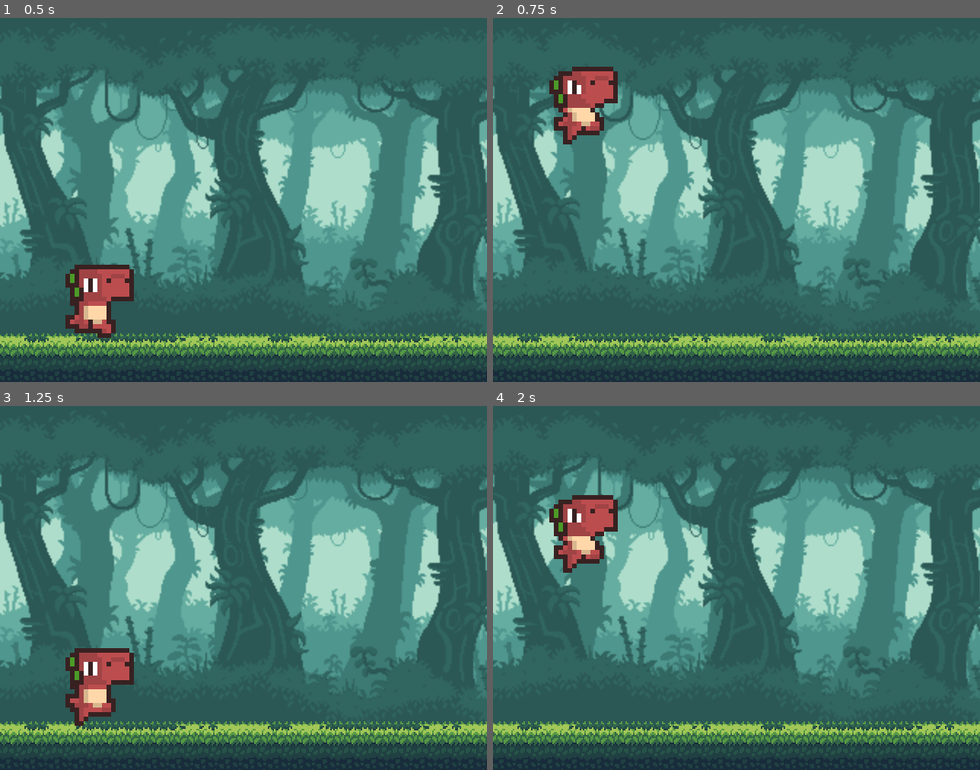
Above: before the commit, frames 1-4 (two rows, left to right).
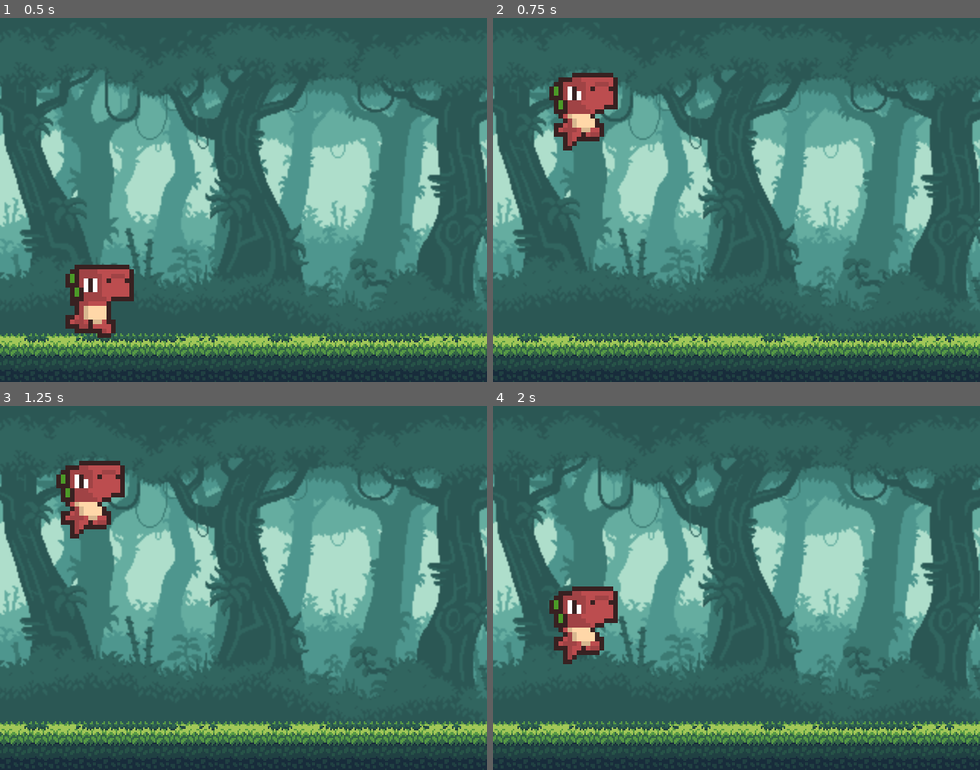
Above: after the commit, the same moments.

Repository: hhsoares/entrance_exam_game
Game: Godot game, scene res://scenes/main.tscn
The game is run twice, just before and just after one commit, with the same random seed, the same clock (stepped at 60 frames per second) and the same inputs.
Inputs:
- Up to frame 1 (0.5 s): no input
- Up to frame 2 (0.75 s): tap Enter (ui_accept) at 0.5 s; hold Up (ui_up) from 0.53 s (still down); hold Enter (ui_accept) from 0.53 s (still down)
- Up to frame 3 (1.25 s): keep holding Up (ui_up); keep holding Enter (ui_accept)
- Up to frame 4 (2 s): keep holding Up (ui_up); release Enter (ui_accept) at 1.28 s; tap Enter (ui_accept) at 1.35, 1.52, 1.82 s

Frame 1 is identical in both runs. In frame 2, 1.5% of the frame differs, in the area x 11-26%, y 13-37%; in frame 3, 4.3%, in the area x 11-28%, y 15-88%; in frame 4, 4.3%.

Commit message:
change jump from spacebar to upkey

Diff:
--- a/scenes/dino.gd
+++ b/scenes/dino.gd
@@ -7,7 +7,7 @@
 	velocity.y += GRAVITY * delta
 	if is_on_floor():
 		$RunCol.disabled = false
-		if Input.is_action_pressed("ui_accept"):
+		if Input.is_action_pressed("ui_up"):
 			velocity.y = JUMP_SPEED
 		elif Input.is_action_pressed("ui_down"):
 			$AnimatedSprite2D.play("duck")
--- a/scenes/dino.tscn
+++ b/scenes/dino.tscn
@@ -159,7 +159,7 @@
 [node name="AnimatedSprite2D" type="AnimatedSprite2D" parent="."]
 texture_filter = 1
 sprite_frames = SubResource("SpriteFrames_g3e76")
-animation = &"run"
+animation = &"duck"
 autoplay = "idle"
 
 [node name="RunCol" type="CollisionShape2D" parent="."]
